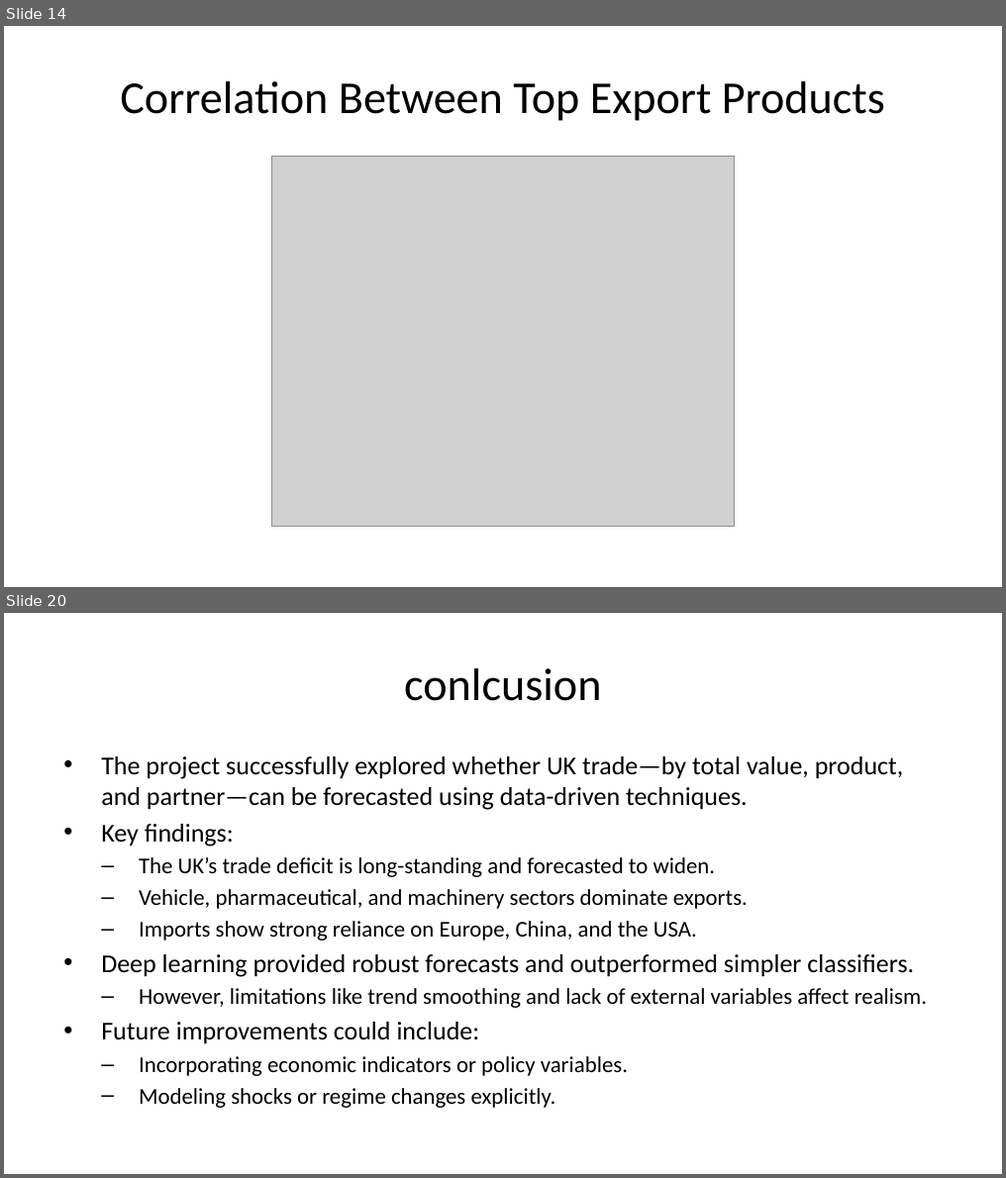
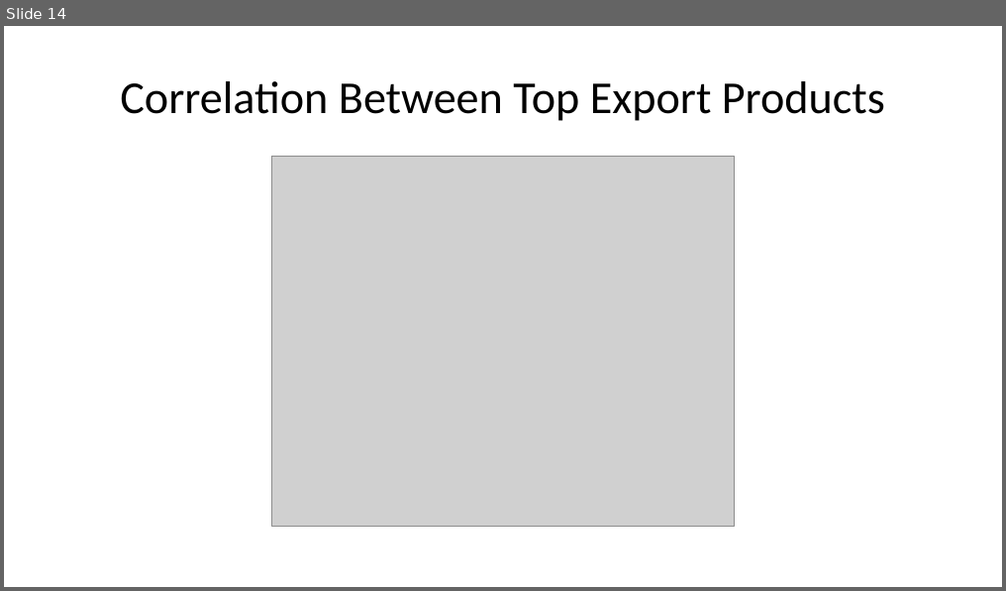
Before and after one commit to maxaus2002/ASSESSMENT-2-for-MAST7220, a slide deck: Presentation Report/Powerpoint.pptx. Shown one above the other, each under a label of ours: slides 14 and 20 before the commit, slide 14 after it; the slides between them are not shown. The pictures are 1006x1178 and 1006x591 pixels, drawn with LibreOffice and Linux fonts; fonts in the diff are those of the drawing; grey boxes stand for pictures. Boxes give left, top, right and bottom in pixels: in the first picture for what was removed or moved away, otherwise in the second. Text is boxed around its words. In the diff, an @@ line names an element or a change of style, - is before the commit and + after.

```diff
--- a/Presentation Report/Powerpoint.pptx
+++ b/Presentation Report/Powerpoint.pptx
@@ slide 20 removed at (4, 613, 1002, 1174), background #FFFFFF @@
@@ title removed at (404, 668, 601, 701) @@
-conlcusion
@@ text removed at (101, 757, 927, 1108) @@
-• The project successfully explored whether UK trade—by total value, product, and partner—can be forecasted using data-driven techniques.
-• Key findings:
-  – The UK’s trade deficit is long-standing and forecasted to widen.
-  – Vehicle, pharmaceutical, and machinery sectors dominate exports.
-  – Imports show strong reliance on Europe, China, and the USA.
-• Deep learning provided robust forecasts and outperformed simpler classifiers.
-  – However, limitations like trend smoothing and lack of external variables affect realism.
-• Future improvements could include:
-  – Incorporating economic indicators or policy variables.
-  – Modeling shocks or regime changes explicitly.
```
Also in this commit, not shown: 7 slides changed, 11 slides added, 10 other slides removed, 1 other file.
